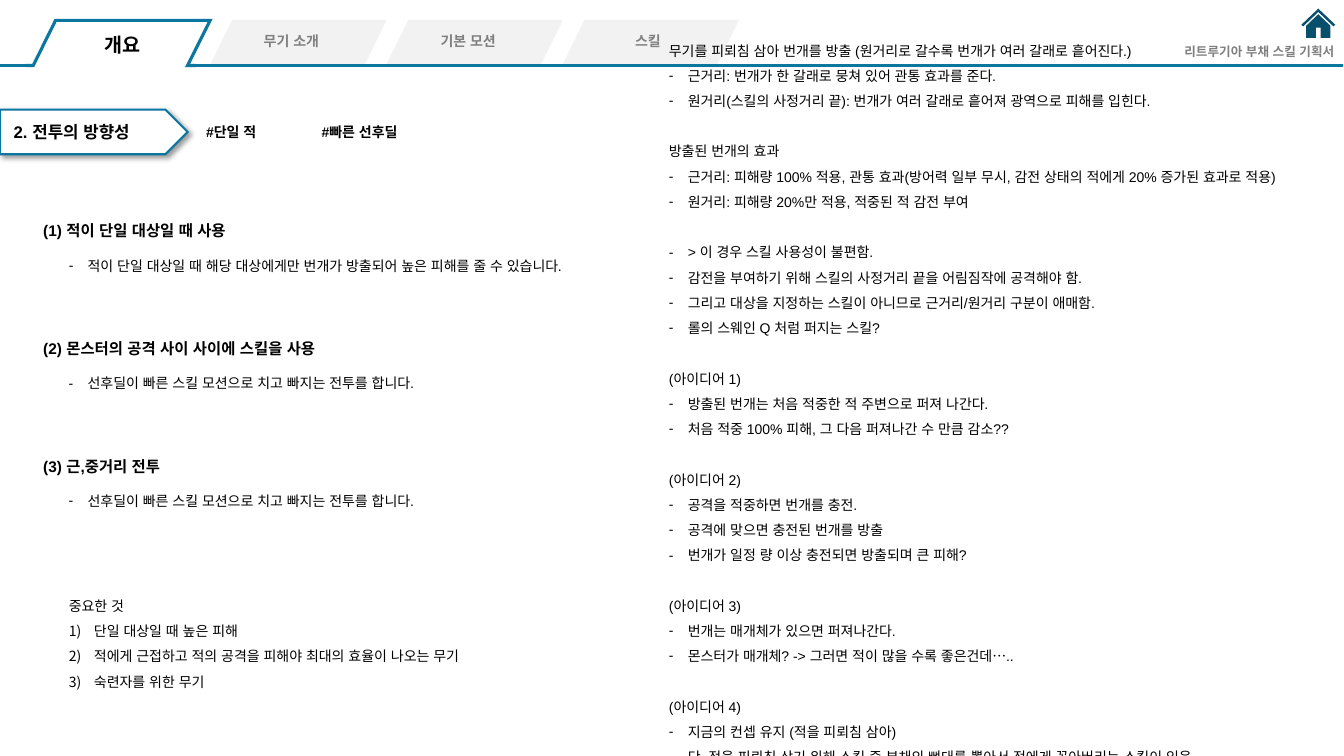
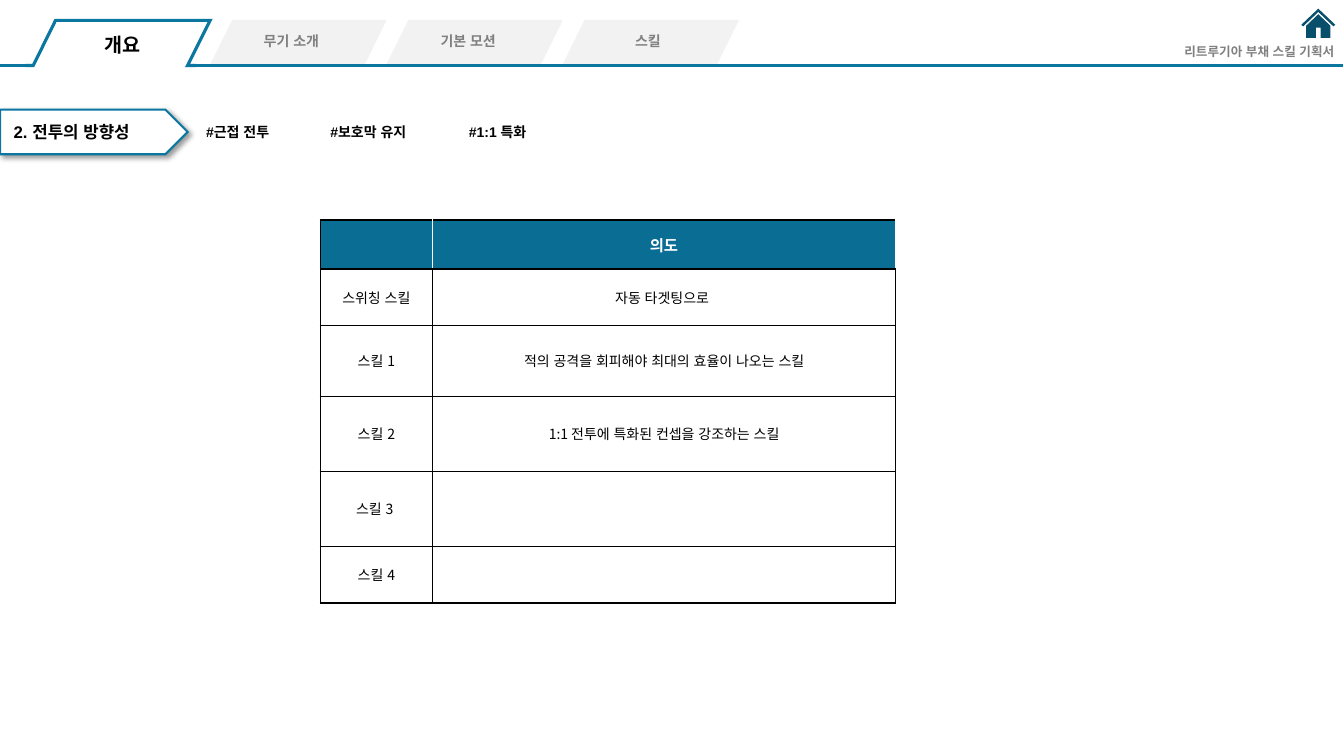
Before and after one commit to hjs0913/GameDesign, a slide deck: slide 4 of 액션&경영 RPG/스킬/리트루기아_부채스킬기획.pptx. Drawn at 1344x756 pixels with LibreOffice and Linux fonts; fonts in the diff are those of the drawing. Boxes give left, top, right and bottom in pixels: in the first picture for what was removed or moved away, otherwise in the second. Text is boxed around its words. In the diff, an @@ line names an element or a change of style, - is before the commit and + after.

Commit message:
부채 스킬 방향성 작성중 / 고민사항: 어떻게 단일 대상에 대한 피해를 증가시킬까?

```diff
--- a/액션&경영 RPG/스킬/리트루기아_부채스킬기획.pptx
+++ b/액션&경영 RPG/스킬/리트루기아_부채스킬기획.pptx
@@ text removed at <box>669,44,1275,740</box> @@
-무기를 피뢰침 삼아 번개를 방출 (원거리로 갈수록 번개가 여러 갈래로 흩어진다.)
-– 근거리: 번개가 한 갈래로 뭉쳐 있어 관통 효과를 준다.
-– 원거리(스킬의 사정거리 끝): 번개가 여러 갈래로 흩어져 광역으로 피해를 입힌다.
-방출된 번개의 효과
-– 근거리: 피해량 100% 적용, 관통 효과(방어력 일부 무시, 감전 상태의 적에게 20% 증가된 효과로 적용)
-– 원거리: 피해량 20%만 적용, 적중된 적 감전 부여
-– > 이 경우 스킬 사용성이 불편함.
-– 감전을 부여하기 위해 스킬의 사정거리 끝을 어림짐작에 공격해야 함.
-– 그리고 대상을 지정하는 스킬이 아니므로 근거리/원거리 구분이 애매함.
-– 롤의 스웨인 Q 처럼 퍼지는 스킬?
-(아이디어 1)
-– 방출된 번개는 처음 적중한 적 주변으로 퍼져 나간다.
-– 처음 적중 100% 피해, 그 다음 퍼져나간 수 만큼 감소??
-(아이디어 2)
-– 공격을 적중하면 번개를 충전.
-– 공격에 맞으면 충전된 번개를 방출
-– 번개가 일정 량 이상 충전되면 방출되며 큰 피해?
-(아이디어 3)
-– 번개는 매개체가 있으면 퍼져나간다.
-– 몬스터가 매개체? -> 그러면 적이 많을 수록 좋은건데…..
-(아이디어 4)
-– 지금의 컨셉 유지 (적을 피뢰침 삼아)
-– 단, 적을 피뢰침 삼기 위해 스킬 중 부채의 뼈대를 뽑아서 적에게 꽂아버리는 스킬이 있음.
-– 부채에 번개를 모으고 적에게 꽂혀있는 부채의 일부분을 피뢰침 삼아 번개를 방출한다.
-– 단일 대상에게 중복으로 꽂을 수 있음.
@@ text at <box>206,125,269,139</box>: text changed @@
-#단일 적
+#근접 전투
@@ text at <box>330,125,407,139</box>: text changed @@
-#빠른 선후딜
+#보호막 유지
@@ text added at <box>469,125,527,138</box>, 10 pt, text #000000, bold @@
+#1:1 특화
@@ text removed at <box>43,223,225,240</box> @@
-(1) 적이 단일 대상일 때 사용
@@ table added at <box>321,220,896,603</box>, 6 rows, 2 columns @@
+ | 의도
+스위칭 스킬 | 자동 타겟팅으로
+스킬 1 | 적의 공격을 회피해야 최대의 효율이 나오는 스킬
+스킬 2 | 1:1 전투에 특화된 컨셉을 강조하는 스킬
+스킬 3 | 
+스킬 4 | 
@@ text removed at <box>88,259,562,272</box> @@
-– 적이 단일 대상일 때 해당 대상에게만 번개가 방출되어 높은 피해를 줄 수 있습니다.
@@ text removed at <box>43,341,315,357</box> @@
-(2) 몬스터의 공격 사이 사이에 스킬을 사용
@@ text removed at <box>88,376,414,389</box> @@
-– 선후딜이 빠른 스킬 모션으로 치고 빠지는 전투를 합니다.
@@ text removed at <box>43,459,160,475</box> @@
-(3) 근,중거리 전투
@@ text removed at <box>88,494,414,507</box> @@
-– 선후딜이 빠른 스킬 모션으로 치고 빠지는 전투를 합니다.
@@ text removed at <box>69,599,459,688</box> @@
-중요한 것
-1) 단일 대상일 때 높은 피해
-2) 적에게 근접하고 적의 공격을 피해야 최대의 효율이 나오는 무기
-3) 숙련자를 위한 무기
```
Also in this commit, not shown: 3 other slides changed, 1 other file.
